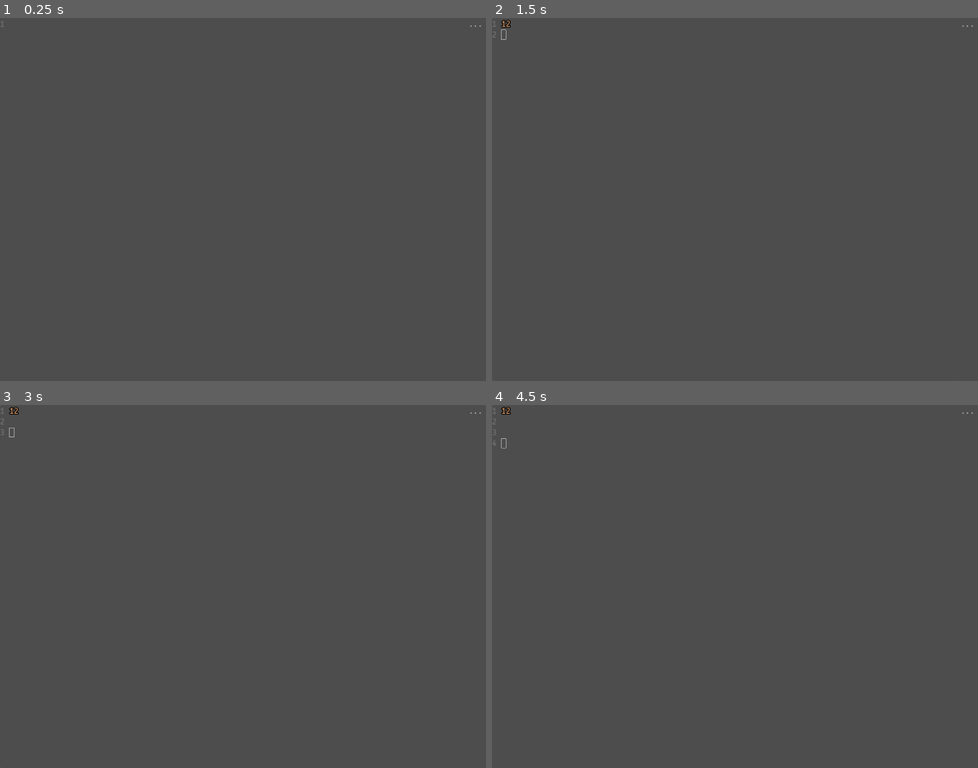
Above: before the commit, frames 1-4 (two rows, left to right).
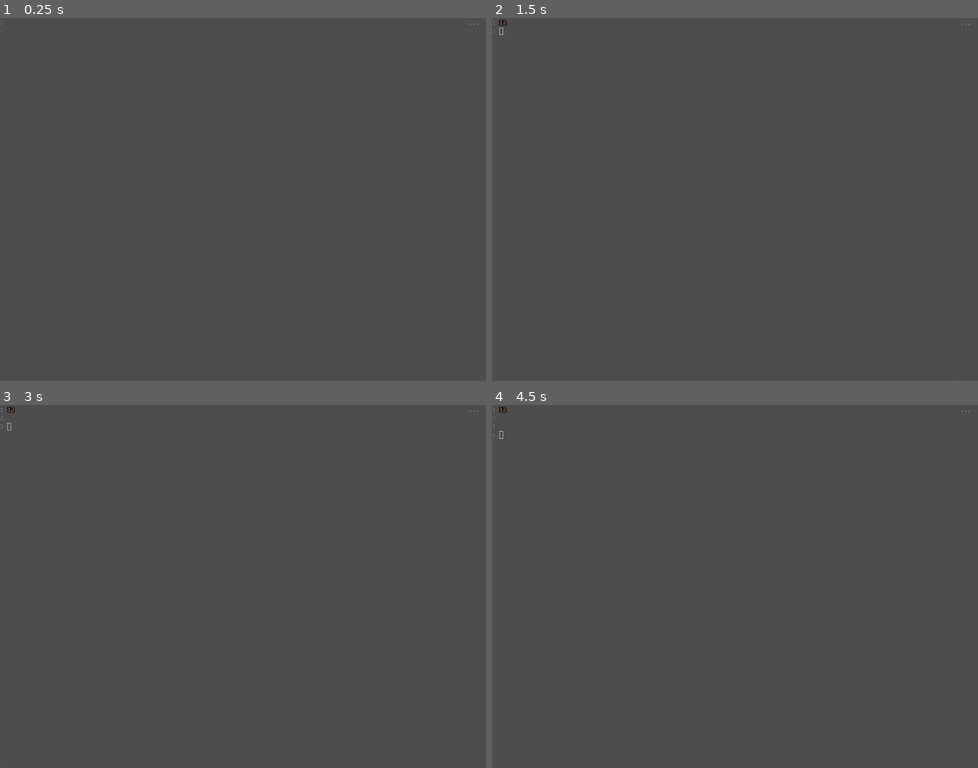
Above: after the commit, the same moments.

Repository: loopier/animatron
Game: Godot game, scene res://main.tscn
The game is run twice, just before and just after one commit, with the same random seed, the same clock (stepped at 60 frames per second) and the same inputs.
Inputs (mouse positions are in pixels of both pictures, inside the frame that each line leads up to):
- Up to frame 1 (0.25 s): no input
- Up to frame 2 (1.5 s): click (725, 199) at 0.52 s; type "12" at 0.6 s; tap Enter at 1.25 s
- Up to frame 3 (3 s): tap Space at 2 s; tap Enter at 2.75 s
- Up to frame 4 (4.5 s): tap Space at 3.5 s; tap Enter at 4.25 s

The runs differ from the first frame. In frame 1, less than 0.1% of the frame differs, in the area x 0-100%, y 1-3%; in frame 2, less than 0.1%; in frame 3, less than 0.1%; in frame 4, less than 0.1%, in the area x 0-100%, y 0-13%.

Commit message:
Fix post clear shortcut

Diff:
--- a/Main.gd
+++ b/Main.gd
@@ -5,19 +5,19 @@
 var oscSender: OscReceiver # FIX: this is misleading.
 static var configPath := "user://config/config.ocl"
 var metanode := preload("res://meta_node.tscn")
-@onready var actors := get_node("Actors")
-@onready var cmdInterface : CommandInterface = get_node("CommandInterface")
+@onready var actors := $Actors
+@onready var cmdInterface : CommandInterface = $CommandInterface
 @onready var lastSender : String = "localhost"
 @onready var Routine := preload("res://RoutineNode.tscn")
-@onready var routines := get_node("Routines")
+@onready var routines := $Routines
 @onready var StateMachine := preload("res://StateMachine.gd")
 @onready var stateMachines := {}
 @onready var midiCommands := []
 var OpenControlLanguage := preload("res://ocl.gd")
 var ocl: OpenControlLanguage
 var config := preload("res://Config.gd").new()
-@onready var editor := get_node("HSplitContainer/CodeEdit")
-@onready var postWindow := get_node("HSplitContainer/VBoxContainer/PostWindow")
+@onready var editor := $HSplitContainer/CodeEdit
+@onready var postWindow := $HSplitContainer/VBoxContainer/PostWindow
 var rnd := RandomNumberGenerator.new()
 
 @onready var animationsLibrary : SpriteFrames
@@ -90,12 +90,13 @@
 	if event.is_action_pressed("toggle_editor", true):
 		$HSplitContainer.set_visible(not($HSplitContainer.is_visible()))
 		_ignoreEvent()
+	if event.is_action_pressed("clear_post", true):
+		postWindow.clear()
+		evalCommand(["/post/toggle"], "")
+		_ignoreEvent()
 	if event.is_action_pressed("toggle_post", true):
 		#$HSplitContainer/VBoxContainer.set_visible(not($HSplitContainer/VBoxContainer.is_visible()))
 		evalCommand(["/post/toggle"], "")
-		_ignoreEvent()
-	if event.is_action_pressed("clear_post", true):
-		$HSplitContainer/VBoxContainer/PostWindow.clear()
 		_ignoreEvent()
 	if event.is_action_pressed("open_text_file", true):
 		$OpenFileDialog.popup()
--- a/project.godot
+++ b/project.godot
@@ -66,7 +66,7 @@
 }
 clear_post={
 "deadzone": 0.5,
-"events": [Object(InputEventKey,"resource_local_to_scene":false,"resource_name":"","device":-1,"window_id":0,"alt_pressed":false,"shift_pressed":true,"ctrl_pressed":false,"meta_pressed":false,"pressed":false,"keycode":0,"physical_keycode":80,"key_label":0,"unicode":80,"echo":false,"script":null)
+"events": [Object(InputEventKey,"resource_local_to_scene":false,"resource_name":"","device":-1,"window_id":0,"alt_pressed":false,"shift_pressed":true,"ctrl_pressed":true,"meta_pressed":false,"pressed":false,"keycode":0,"physical_keycode":80,"key_label":0,"unicode":80,"echo":false,"script":null)
 ]
 }
 save_text_file={
Binary file changed: styles/code_edit.theme
